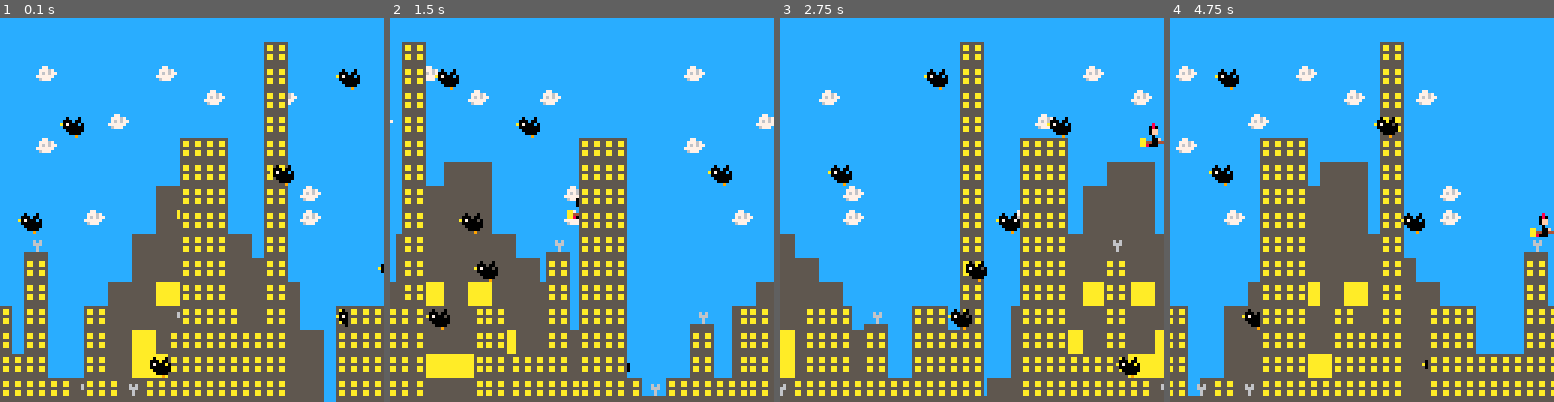
Above: before the commit, frames 1-4 (left to right).
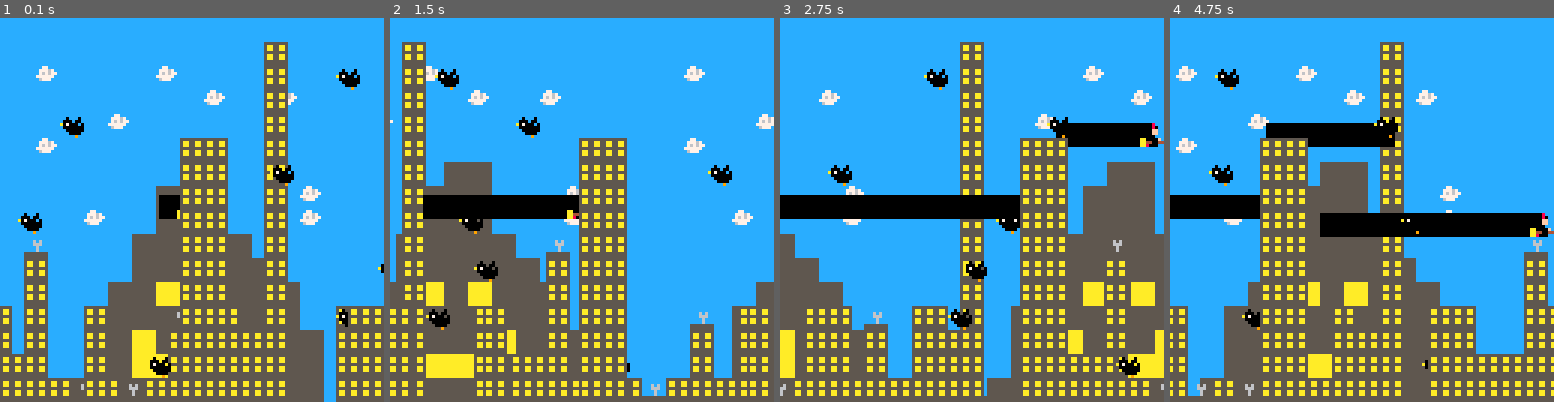
Above: after the commit, the same moments.

Repository: angeld7/pico-8
Game: PICO-8 cartridge kiki.p8
Same seed, same stepped clock (60 frames per second), same inputs: the game is played once before the commit and once after it.
Inputs:
- Up to frame 1 (0.1 s): no input
- Up to frame 2 (1.5 s): tap X (X key) at 0.33, 1.07 s; tap O (Z key) at 0.7 s
- Up to frame 3 (2.75 s): hold Right 1.6-2.1 s; tap O (Z key) at 1.7, 2.1, 2.5 s; tap X (X key) at 1.85 s; hold Up 2.15-2.42 s; hold Right from 2.47 s (still down)
- Up to frame 4 (4.75 s): tap O (Z key) every 0.4 s from 2.9 to 4.5 s; tap X (X key) at 2.97, 4.08 s; release Right at 3.03 s; hold Left 3.08-3.58 s; hold Down 3.63-3.97 s; hold Right 4.02-4.68 s; hold Up from 4.73 s (still down)

The runs differ from the first frame. In frame 1, 0.3% of the frame differs, in the area x 41-47%, y 46-53%; in frame 2, 2.4%; in frame 3, 5.2%; in frame 4, 6.5%, in the area x 0-97%, y 27-58%.

Commit message:
Rainbow trail!

Diff:
--- a/kiki/player.lua
+++ b/kiki/player.lua
@@ -1,5 +1,12 @@
 
+rainbow={}
+rainbow_sp=2
 function player_update()
+
+	--set moving flags
+	player.moving_y = btn(⬆️) or btn(⬇️)
+	player.moving_back = btn(⬅️)
+
 	--controls
 	player.x-=update_movement(⬅️)
 	player.x+=update_movement(➡️)
@@ -11,6 +18,37 @@
 	player.y=max(0,player.y)
 	player.x=min(120,player.x)
 	player.y=min(120,player.y)
+
+	rainbow_update()
+end
+
+function rainbow_update()
+	local rainbow_new={}
+	if not player.moving_y and not player.moving_back then
+		local i=0
+		local x = player.x-3
+		local y = player.y
+		rainbow_new[i] = { x=x, y=y }
+	end
+	for i in pairs(rainbow) do
+		local seg = rainbow[i]
+		seg.x-=1
+		if seg.x>=-8 then
+			i+=1
+			rainbow_new[i]=seg
+		end
+	end
+	rainbow=rainbow_new
+end
+
+function rainbow_draw()
+	palt(12,false)
+	-- printh(rainbow[0].x)
+	for i in pairs(rainbow) do
+		local seg = rainbow[i]
+		spr(rainbow_sp,seg.x,seg.y,1,1,false)
+	end
+	palt(12,true)
 end
 
 function update_movement(direction)
@@ -21,7 +59,8 @@
 end
 
 function player_draw()
-    spr(player.sp,player.x,player.y,1,1,player.flp)
+	rainbow_draw()
+    spr(player.sp,player.x,player.y,1,1,false)
 end
 
 function player_animate()
--- a/kiki/variables.lua
+++ b/kiki/variables.lua
@@ -5,7 +5,9 @@
 		y=59,
 		w=8,
 		h=8,
-		speed=3
+		speed=3,
+		moving_x=false,
+		moving_y=false
 	}
 	obsticles=0
     location=0
